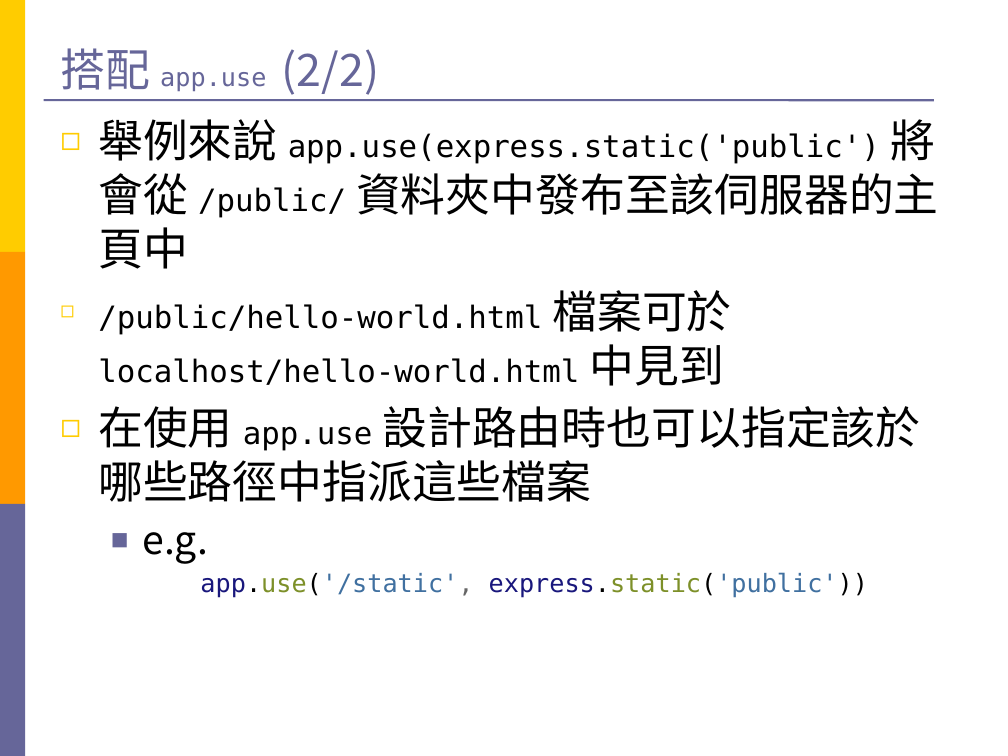
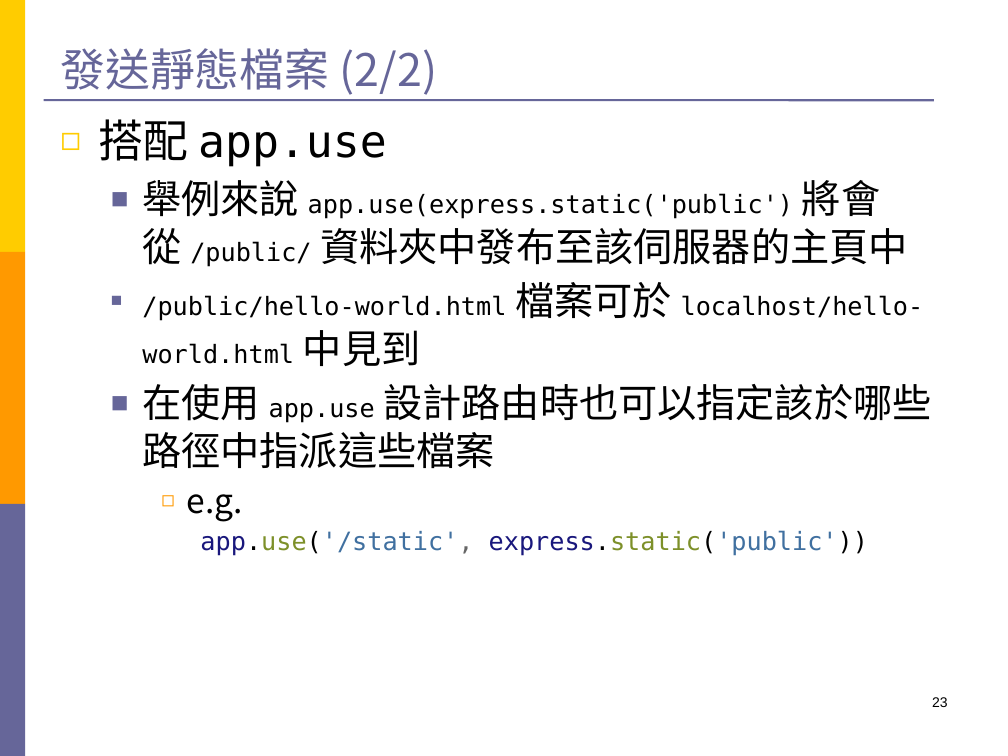
Before and after one commit to Still34/nodejs-security-course, a slide deck: slide 23 of export/nodejs-master-file.pptx (slide 29 before the commit). Drawn at 1008x756 pixels with LibreOffice and Linux fonts; fonts in the diff are those of the drawing. Boxes give left, top, right and bottom in pixels: in the first picture for what was removed or moved away, otherwise in the second. Text is boxed around its words. In the diff, an @@ line names an element or a change of style, - is before the commit and + after.

```diff
--- a/export/nodejs-master-file.pptx
+++ b/export/nodejs-master-file.pptx
@@ title at (60,48,438,95): text changed @@
-搭配 app.use (2/2)
+發送靜態檔案 (2/2)
@@ text at (98,119,387,167): paragraph added @@
+◻ 搭配 app.use
@@ text at (142,180,932,522): size 32 to 28 pt in "舉例來說 將會從 資料夾中發布至該伺服器的主頁中", "檔案可於 中見到", "在使用 設計路由時也可以指定該於哪些路徑中指派這些檔案"; size 22 to 18 pt in "app.use(express.static('public') /public/", "/public/hello-world.html localhost/hello-world.html", "app.use"; size 28 to 24 pt in "e.g."; bullet ◻ to ■; list level 1 to 2 in "舉例來說 app.use(express.static('public') 將會從 /public/ 資料夾中發布至該伺 ..."; bullet colour #FFCC00 to #666699; list level 1 to 2 in "/public/hello-world.html 檔案可於 localhost/hello-world.html 中見到"; list level 1 to 2 in "在使用 app.use 設計路由時也可以指定該於哪些路徑中指派這些檔案"; bullet ■ to ◻; list level 2 to 3 in "e.g."; bullet colour #666699 to #FF9900 @@
@@ page number added at (932,697,948,707), 10 pt, text #000000 @@
+23
```
Also in this commit, not shown: 57 other slides changed, 4 slides added, 15 slides removed.
